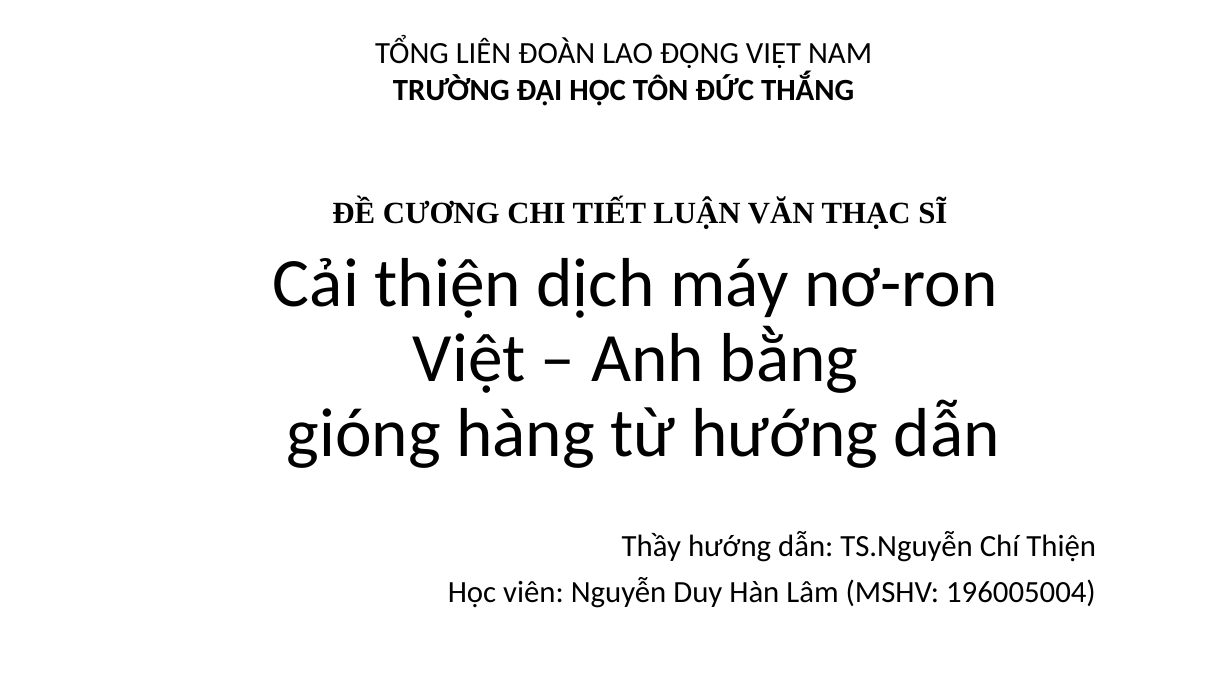
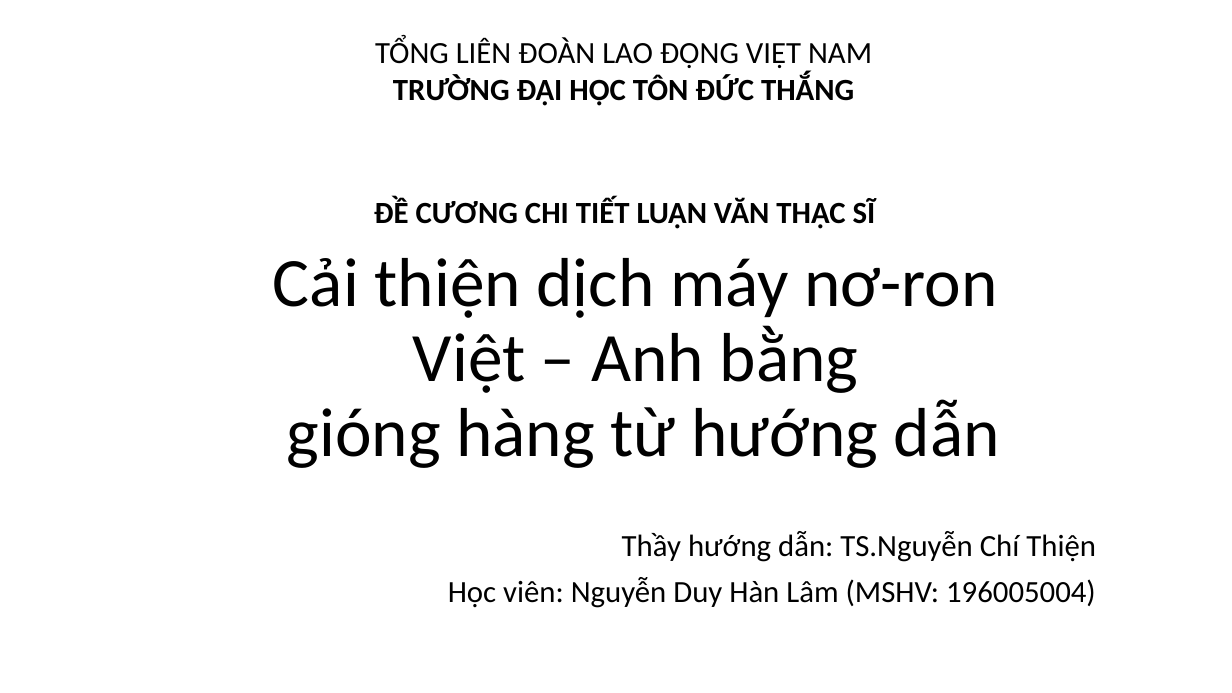
Before and after one commit to nguyenduyhanlam/Improving-Vietnamese-English-neural-machine-translation-with-guiding-word-alignments, a slide deck: slide 1 of dcct.pptx. Drawn at 1232x693 pixels with LibreOffice and Linux fonts; fonts in the diff are those of the drawing. Boxes give left, top, right and bottom in pixels: in the first picture for what was removed or moved away, otherwise in the second. Text is boxed around its words. In the diff, an @@ line names an element or a change of style, - is before the commit and + after.

```diff
--- a/dcct.pptx
+++ b/dcct.pptx
@@ text "ĐỀ CƯƠNG CHI TIẾT LUẬN ...": place and size @@
-text "ĐỀ CƯƠNG CHI TIẾT LUẬN ..." at box(332, 199, 947, 229)
+text "ĐỀ CƯƠNG CHI TIẾT LUẬN ..." at box(374, 197, 876, 229)
@@ text "ĐỀ CƯƠNG CHI TIẾT LUẬN ..." at box(374, 197, 876, 229): font Times New Roman to Calibri @@
```
Also in this commit, not shown: 2 other slides changed, 14 slides added.
